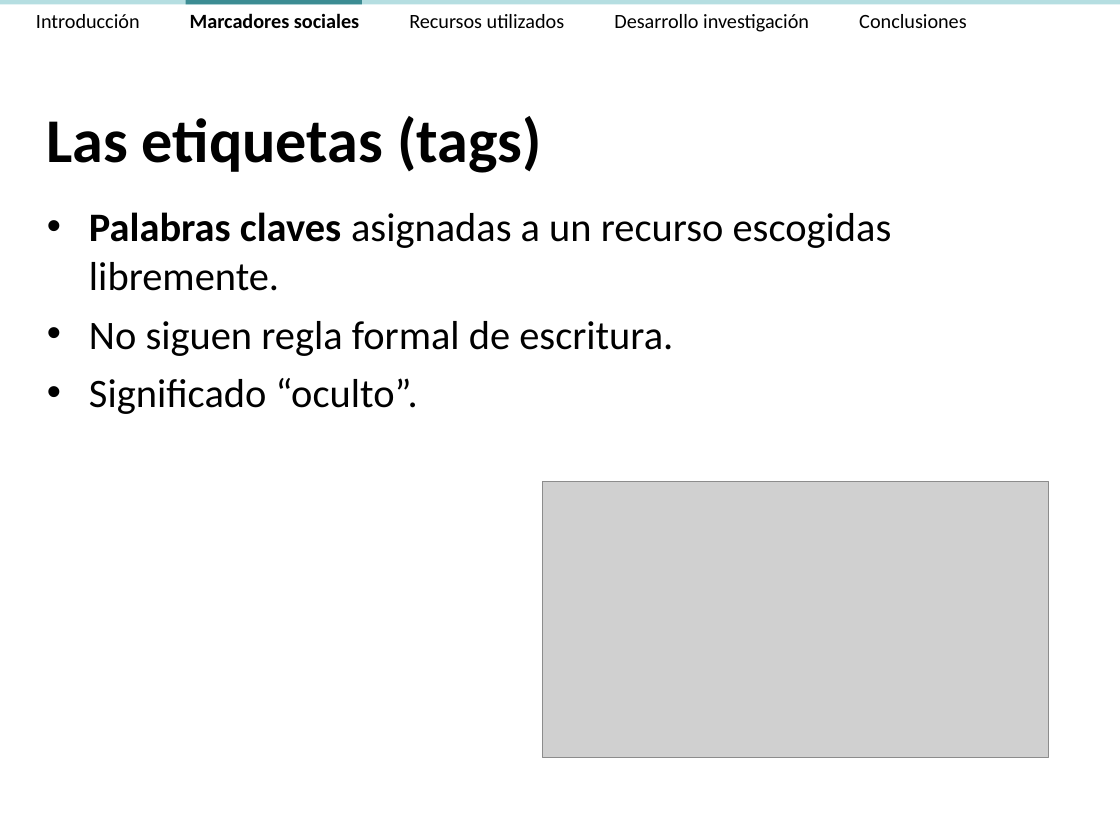
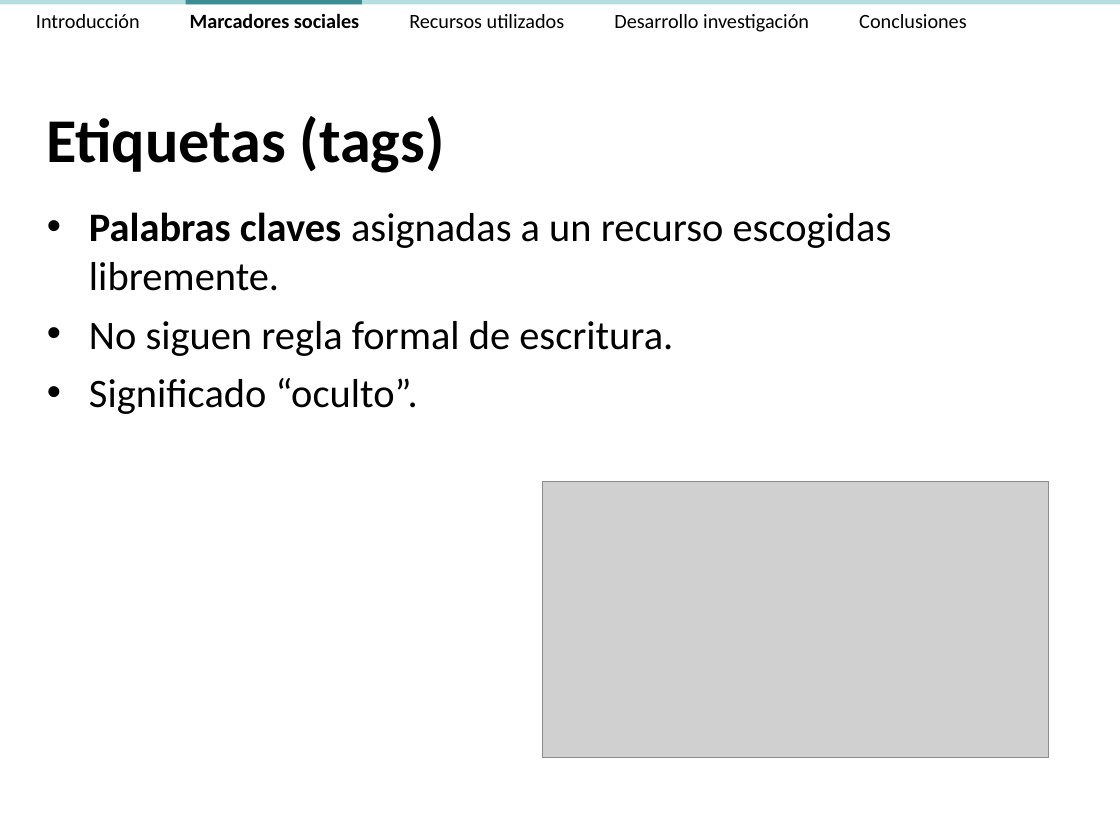
Before and after one commit to ak907kenai/nicotournetesis, a slide deck: slide 9 of docs_trunk/Presentación/Nicolás Tourné - Presentación Tesis (v2.4).ppt. Drawn at 1120x840 pixels with LibreOffice and Linux fonts; fonts in the diff are those of the drawing; grey boxes stand for pictures. Boxes give left, top, right and bottom in pixels: in the first picture for what was removed or moved away, otherwise in the second. Text is boxed around its words. In the diff, an @@ line names an element or a change of style, - is before the commit and + after.

```diff
--- a/docs_trunk/Presentación/Nicolás Tourné - Presentación Tesis (v2.4).ppt
+++ b/docs_trunk/Presentación/Nicolás Tourné - Presentación Tesis (v2.4).ppt
@@ title at bbox=[46, 116, 445, 173]: text changed @@
-Las etiquetas (tags)
+Etiquetas (tags)
```
Also in this commit, not shown: 1 other file.
